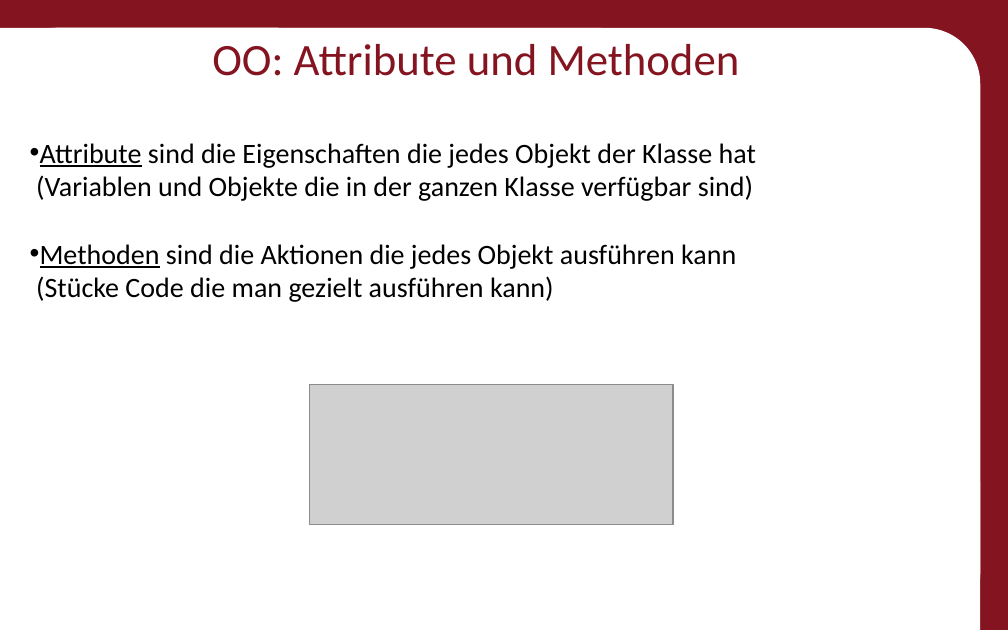
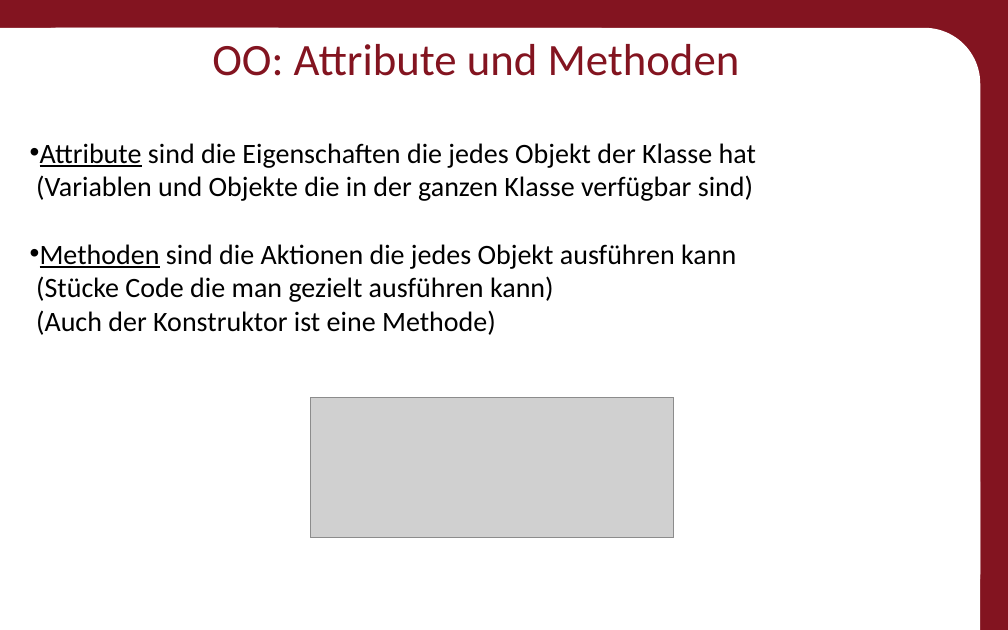
Before and after one commit to Roboscope/java-with-nao, a slide deck: slide 34 of Präsentationen/Anfänger - Java mit NAO.pptx. Drawn at 1008x630 pixels with LibreOffice and Linux fonts; fonts in the diff are those of the drawing; grey boxes stand for pictures; background and template pictures are left out. Boxes give left, top, right and bottom in pixels: in the first picture for what was removed or moved away, otherwise in the second. Text is boxed around its words. In the diff, an @@ line names an element or a change of style, - is before the commit and + after.

```diff
--- a/Präsentationen/Anfänger - Java mit NAO.pptx
+++ b/Präsentationen/Anfänger - Java mit NAO.pptx
@@ text at (36,244,736,335): text changed @@
-• Methoden sind die Aktionen die jedes Objekt ausführen kann
-  (Stücke Code die man gezielt ausführen kann)
+• Methoden sind die Aktionen die jedes Objekt ausführen kann
+  (Stücke Code die man gezielt ausführen kann)
+  (Auch der Konstruktor ist eine Methode)
@@ picture: place and size @@
-picture at (310,384,673,524)
+picture at (310,397,673,537)
@@ picture: place and size @@
-picture at (309,384,672,524)
+picture at (310,398,673,538)
```
Also in this commit, not shown: 10 other slides changed, 1 slide added, 26 other files.
